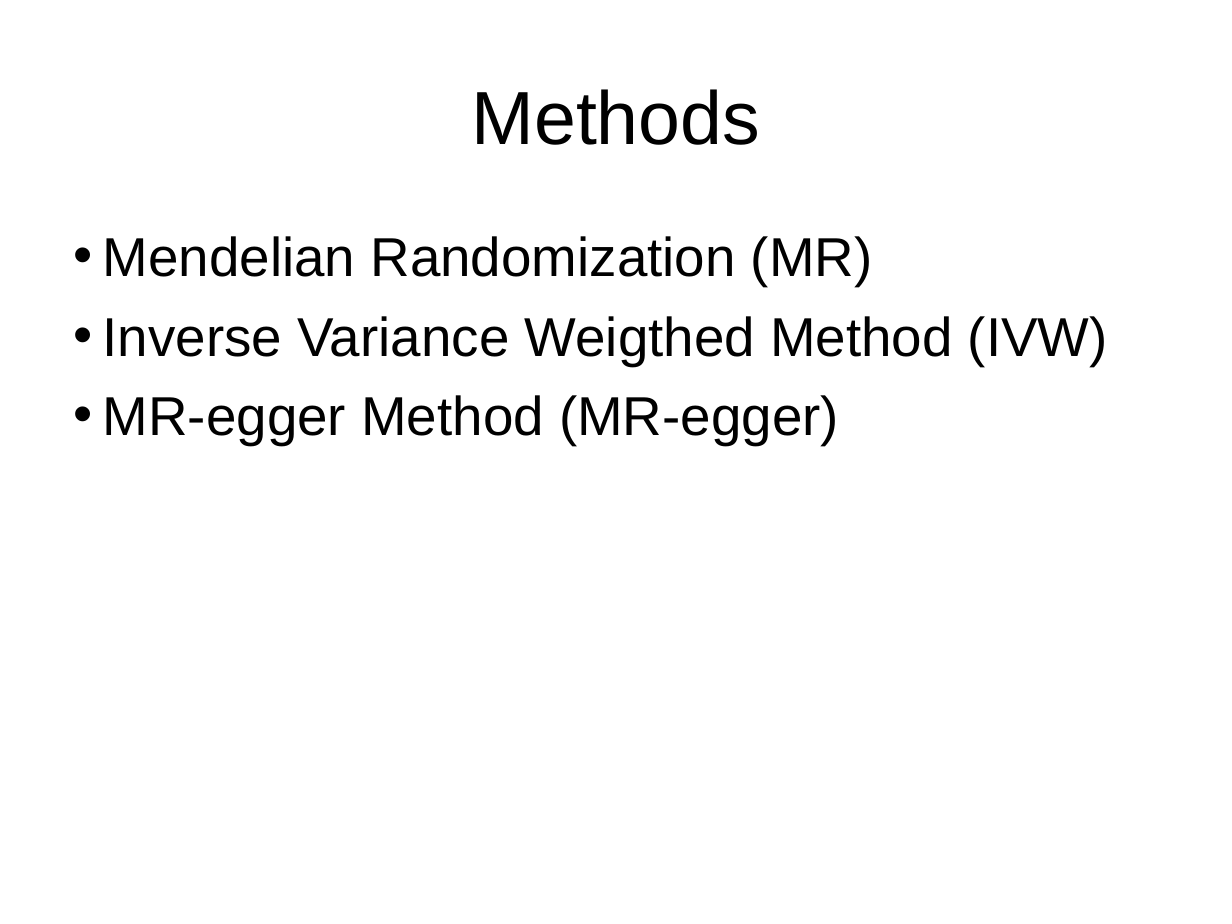
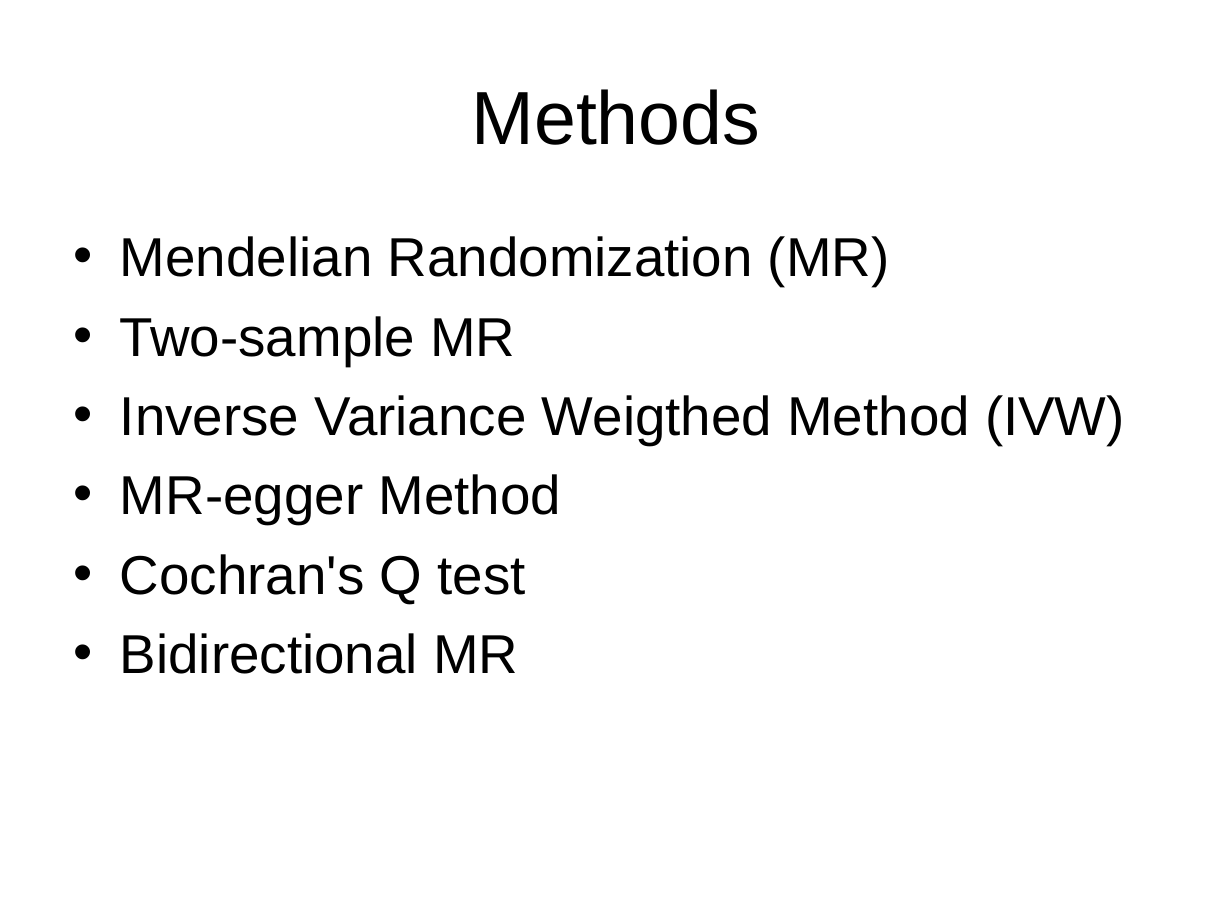
Before and after one commit to matthijsknigge/mendelianrandomization, a slide deck: slide 4 of internship/presentation.ppt. Drawn at 1232x924 pixels with LibreOffice and Linux fonts; fonts in the diff are those of the drawing. Boxes give left, top, right and bottom in pixels: in the first picture for what was removed or moved away, otherwise in the second. Text is boxed around its words. In the diff, an @@ line names an element or a change of style, - is before the commit and + after.

```diff
--- a/internship/presentation.ppt
+++ b/internship/presentation.ppt
@@ text at [120,236,1125,445]: indent changed @@
@@ text at [120,316,515,365]: paragraph added @@
+• Two-sample MR
@@ text at [120,474,561,674]: text changed @@
-• MR-egger Method (MR-egger)
+• MR-egger Method
+• Cochran's Q test
+• Bidirectional MR
```
Also in this commit, not shown: 3 other slides changed, 15 slides added, 1 slide removed, 4 other files.
